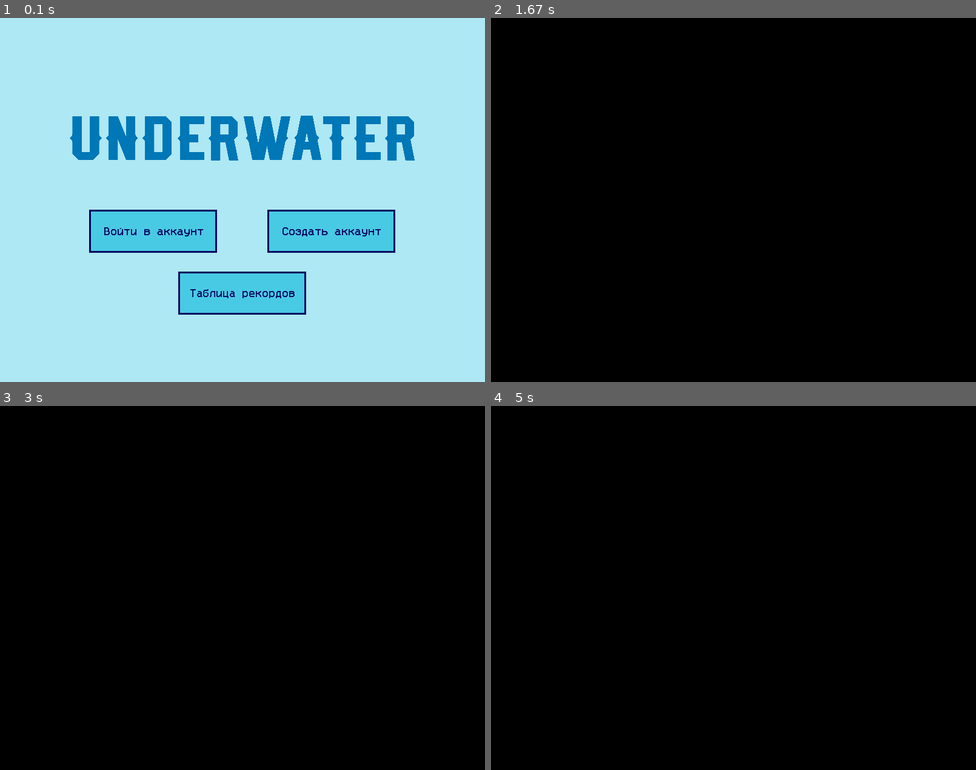
Above: before the commit, frames 1-4 (two rows, left to right).
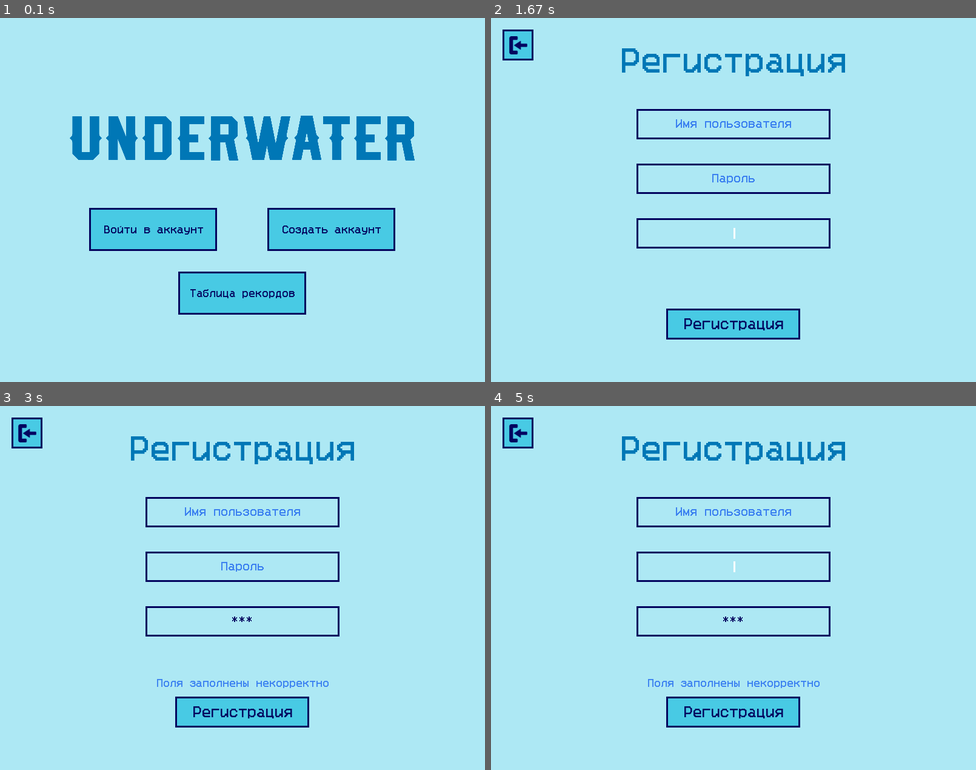
Above: after the commit, the same moments.

Repository: RaZe31-cs/pygameYandex
Game: pygame game, started from start_window.py
Same seed, same stepped clock (60 frames per second), same inputs: the game is played once before the commit and once after it.
Inputs (mouse positions are in pixels of both pictures, inside the frame that each line leads up to):
- Up to frame 1 (0.1 s): no input
- Up to frame 2 (1.67 s): click "Таблица рекордов" at 0.38 s; click (520, 47) at 0.72 s; click (820, 229) at 1.05 s, where only the run after the commit has a clickable "Создать аккаунт"; click (791, 232) at 1.38 s
- Up to frame 3 (3 s): type "ann" at 1.67 s; tap Enter at 2 s; click (218, 682) at 2.27 s; click (227, 526) at 2.6 s; click (164, 467) at 2.93 s
- Up to frame 4 (5 s): click (733, 711) at 3.77 s, where only the run after the commit has a clickable "Регистрация"; click (835, 522) at 4.1 s; click (752, 573) at 4.93 s

The runs differ from the first frame. In frame 1, 1.4% of the frame differs, in the area x 18-82%, y 52-65%; in frame 2, 100%, in the area x 0-100%, y 0-100%; in frame 3, 100%; in frame 4, 100%.

Commit message:
Стартовое окно

Diff:
--- a/start_window.py
+++ b/start_window.py
@@ -30,29 +30,44 @@
         super().__init__()
         print('Левел в разработке')
 
+    def draw(self):
+        pass
+
 
 class Level2(BaseLevel):
     def __init__(self):
         super().__init__()
         print('Левел в разработке')
 
+    def draw(self):
+        pass
+
 
 class Level3(BaseLevel):
     def __init__(self):
         super().__init__()
         print('Левел в разработке')
 
+    def draw(self):
+        pass
+
 
 class Level4(BaseLevel):
     def __init__(self):
         super().__init__()
         print('Левел в разработке')
 
+    def draw(self):
+        pass
+
 
 class Level5(BaseLevel):
     def __init__(self):
         super().__init__()
         print('Левел в разработке')
+
+    def draw(self):
+        pass
 
 
 class InputLine:
@@ -157,8 +172,8 @@
         pygame.display.set_caption('Главный экран')
 
         btn_width, btn_height = 210, 70
-        btn_login_x, btn_login_y = self.size[0] // 2 - btn_width * 1.2, self.size[1] / 2 + btn_height / 4
-        btn_reg_x, btn_reg_y = self.size[0] // 2 + btn_width * 0.2, self.size[1] / 2 + btn_height / 4
+        btn_login_x, btn_login_y = self.size[0] // 2 - btn_width * 1.2, self.size[1] / 2 + btn_height / 5
+        btn_reg_x, btn_reg_y = self.size[0] // 2 + btn_width * 0.2, self.size[1] / 2 + btn_height / 5
         btn_records_x, btn_records_y = self.size[0] // 2 - btn_width // 2, self.size[1] / 2 + btn_height * 1.7
 
         normal_bg, hovered_bg = '#48cae4', '#00b4d8'
@@ -382,13 +397,104 @@
                 break
 
 
+class Table:
+    def __init__(self, data):
+        data = sorted(data, key=lambda x: (-x[1], x[0]))
+        self.data = {x: y for x, y in data}
+
+        self.col_user_width, self.col_rec_width, self.row_height = 400, 200, 70
+        self.coords = {}
+
+        for i in range(len(self.data)):
+            self.coords[(60, self.row_height * i)] = list(self.data.keys())[i]
+
+    def update(self, y_shift):
+        if y_shift > 0 and list(self.coords.keys())[0][1] == 0:
+            return False
+        elif y_shift < 0 and list(self.coords.keys())[-1][1] < 350:
+            return False
+        else:
+            old_coords = self.coords
+            self.coords = {}
+            for i in old_coords.keys():
+                x, y = i
+                self.coords[(x, y + y_shift)] = old_coords[i]
+
+
 class RecordsWindow(BaseWindow):
     def __init__(self):
         super().__init__()
         pygame.display.set_caption('Рекорды')
-
-    def draw(self):
-        pass
+        self.screen.fill('#ade8f4')
+        self.table = Table(self.records_data())
+
+        normal_bg, hovered_bg = '#48cae4', '#00b4d8'
+        normal_text, hovered_text = '#03045e', '#ffffff'
+        self.exit_btn = Button(20, 20, 50, 50, '', normal_bg, hovered_bg, normal_text, hovered_text)
+
+        self.font = pygame.font.Font(os.path.join('data', 'better-vcr-5.2.ttf'), 15)
+
+    def display_text(self):
+        f = pygame.font.Font(os.path.join('data', 'better-vcr-5.2.ttf'), 40)
+        text = f.render('Рекорды', True, '#0077b6')
+        x, y = self.size[0] / 2 - text.get_width() / 2, text.get_height() / 1.5
+        self.screen.blit(text, (x, y))
+
+    def exit_btn_draw(self):
+        fullname = os.path.join('data', 'exit.png')
+        self.image = pygame.image.load(fullname)
+        self.exit_btn.draw(self.screen)
+        self.rect = self.image.get_rect()
+        self.rect.x = self.exit_btn.rect.x + (self.exit_btn.rect.w // 2 - self.rect.w // 2)
+        self.rect.y = self.exit_btn.rect.y + (self.exit_btn.rect.h // 2 - self.rect.h // 2)
+        self.screen.blit(self.image, (self.rect.x, self.rect.y))
+
+    def text_in_rect(self, x, y, w, h, text, color):
+        rect = pygame.rect.Rect(x, y, w, h)
+        text = self.font.render(str(text), True, color)
+        text_rect = text.get_rect(center=rect.center)
+        self.screen.blit(text, text_rect)
+        pygame.draw.rect(self.screen, color, rect, width=2)
+
+    def table_draw(self):
+        color = '#03045e'
+        x_shift, y_shift = (135, 160)
+        col_user_width, col_rec_width = self.table.col_user_width, self.table.col_rec_width
+        row_height = self.table.row_height
+
+        pygame.draw.rect(self.screen, color, (x_shift - 60, y_shift - 60, 660, 410), 5)
+        self.text_in_rect(x_shift - 60, y_shift - 60, 60, 60, '', color)
+        self.text_in_rect(x_shift, y_shift - 60, col_user_width, 60, 'Имя пользователя', color)
+        self.text_in_rect(x_shift + col_user_width, y_shift - 60, col_rec_width, 60, 'Прогресс', color)
+        coords = self.table.coords
+        for n, i in enumerate(coords.keys()):
+            x, y = i
+            if y < 0:
+                continue
+            elif y >= 350:
+                break
+            username = coords[i]
+            self.text_in_rect(x_shift - 60, y_shift + y, 60, row_height, str(n + 1), color)
+            self.text_in_rect(x_shift, y_shift + y, col_user_width, row_height, username, color)
+            self.text_in_rect(x_shift + col_user_width, y_shift + y, col_rec_width, row_height,
+                              self.table.data[username], color)
+        if len(coords.keys()) < 5:
+            for j in range(len(coords.keys()), 5):
+                pygame.draw.rect(self.screen, color, (x_shift, y_shift + row_height * j, col_user_width, row_height),
+                                 width=2)
+                pygame.draw.rect(self.screen, color,
+                                 (x_shift + col_user_width, y_shift + row_height * j, col_rec_width, row_height),
+                                 width=2)
+
+    def draw(self):
+        self.screen.fill('#ade8f4')
+        self.display_text()
+        self.table_draw()
+        self.exit_btn_draw()
+
+    def records_data(self):
+        res = cur.execute(f'SELECT username, progress FROM Players').fetchall()
+        return res
 
 
 class LevelMenu(BaseWindow):
@@ -397,13 +503,13 @@
         pygame.display.set_caption('Выбор уровня')
         self.screen.fill('#ade8f4')
 
-        btn_width = btn_height = 70
-
-        btn_level1_x, btn_level1_y = self.size[0] / 10 * 2, self.size[1] / 4
-        btn_level2_x, btn_level2_y = self.size[0] / 10 * 4.5, self.size[1] / 4
-        btn_level3_x, btn_level3_y = self.size[0] / 10 * 7, self.size[1] / 4
-        btn_level4_x, btn_level4_y = self.size[0] / 10 * 3.23, self.size[1] / 6 * 3
-        btn_level5_x, btn_level5_y = self.size[0] / 10 * 5.7, self.size[1] / 6 * 3
+        btn_width = btn_height = 100
+
+        btn_level1_x, btn_level1_y = self.size[0] / 8 * 1.5, self.size[1] / 4.5
+        btn_level2_x, btn_level2_y = self.size[0] / 8 * 3.5, self.size[1] / 4.5
+        btn_level3_x, btn_level3_y = self.size[0] / 8 * 5.5, self.size[1] / 4.5
+        btn_level4_x, btn_level4_y = self.size[0] / 8 * 2.5, self.size[1] / 6 * 3.2
+        btn_level5_x, btn_level5_y = self.size[0] / 8 * 4.5, self.size[1] / 6 * 3.2
 
         normal_bg, hovered_bg = '#48cae4', '#00b4d8'
         normal_text, hovered_text = '#03045e', '#ffffff'
@@ -446,21 +552,20 @@
 
     def draw_star(self, number, rect):
         count_star = self.count_star(number)
-        if count_star != 0:
-            images_star = {1: pygame.image.load(os.path.join('data', 'star1.png')),
-                           2: pygame.image.load(os.path.join('data', 'star2.png')),
-                           3: pygame.image.load(os.path.join('data', 'star3.png'))}
-            image = images_star[count_star]
-            image = pygame.transform.scale(image,
-                                           (image.get_width() * 0.5 * 0.3 * 2, image.get_height() * 0.5 * 0.3 * 2))
-            if count_star == 1:
-                x = rect.x + image.get_width() / 1.5
-            else:
-                x = rect.x
-            y = rect.y + image.get_height() * 70 / image.get_height()
-            width = image.get_width()
-            height = image.get_height()
-            self.screen.blit(image, pygame.rect.Rect(x, y, width, height))
+        star_coords = [(-7.5, 15), (27.5, 10), (77.5, 15)]
+        empty_img = pygame.image.load(os.path.join('data', 'empty_star.png'))
+        full_img = pygame.image.load(os.path.join('data', 'full_star.png'))
+
+        empty_img_big = pygame.image.load(os.path.join('data', 'empty_star_big.png'))
+        full_img_big = pygame.image.load(os.path.join('data', 'full_star_big.png'))
+        for s in range(count_star):
+            star_x, star_y = star_coords[s]
+            img = full_img_big if s == 1 else full_img
+            self.screen.blit(img, (rect.x + star_x, rect.y + rect.h + star_y))
+        for q in range(count_star, 3):
+            star_x, star_y = star_coords[q]
+            img = empty_img_big if q == 1 else empty_img
+            self.screen.blit(img, (rect.x + star_x, rect.y + rect.h + star_y))
 
     def count_star(self, number) -> int:
         res = cur.execute(f'SELECT level{number + 1}_star FROM Levels_Progress WHERE player_id = ('
@@ -510,6 +615,12 @@
                                 input_line.enter = True
                             else:
                                 input_line.enter = False
+                elif isinstance(current_window, RecordsWindow):
+                    if current_window.exit_btn.is_clicked():
+                        current_window = MainWindow()
+                    elif event.button in (4, 5):
+                        shift = current_window.table.row_height
+                        current_window.table.update(shift if event.button == 4 else -shift)
                 elif isinstance(current_window, LevelMenu):
                     if current_window.exit_btn.is_clicked():
                         current_window = LoginWindow()
Binary file changed: data/UnderWater.sqlite
Binary file added: data/empty_star.png
Binary file added: data/empty_star_big.png
Binary file added: data/full_star.png
Binary file added: data/full_star_big.png
